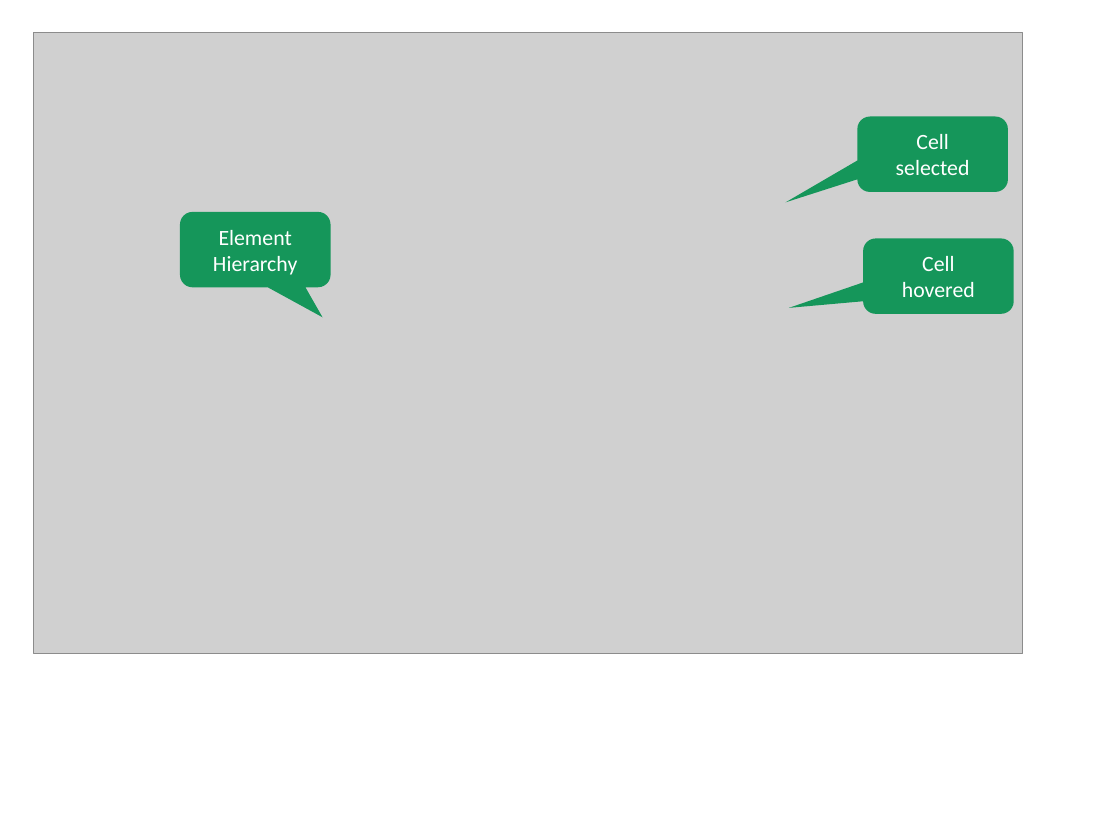
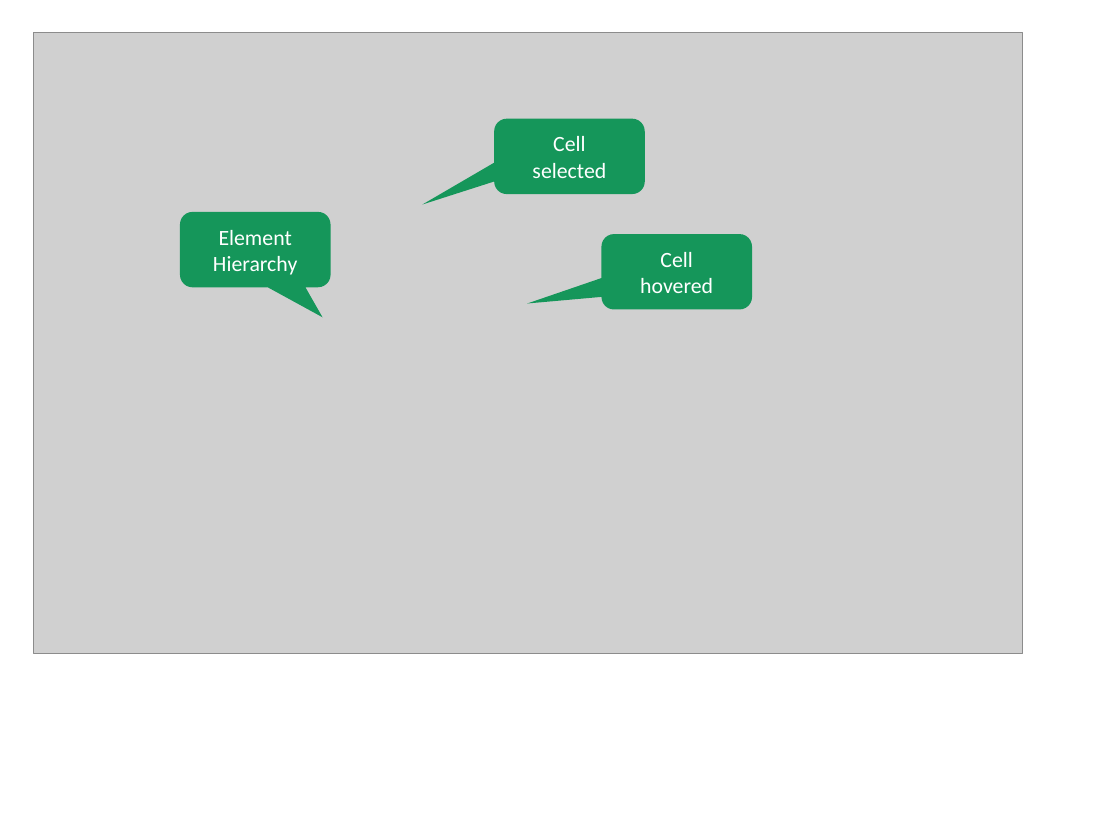
Before and after one commit to dsmsuite/dsmsuite.github.io, a slide deck: slide 18 of assets/img/Images.pptx. Drawn at 1120x840 pixels with LibreOffice and Linux fonts; fonts in the diff are those of the drawing; grey boxes stand for pictures. Boxes give left, top, right and bottom in pixels: in the first picture for what was removed or moved away, otherwise in the second. Text is boxed around its words. In the diff, an @@ line names an element or a change of style, - is before the commit and + after.

Commit message:
Update Images.pptx and model_navigation.png

```diff
--- a/assets/img/Images.pptx
+++ b/assets/img/Images.pptx
@@ rounded speech box "Cell": place and size @@
-rounded speech box "Cell" at bbox=[858, 116, 1008, 192]
+rounded speech box "Cell" at bbox=[494, 119, 644, 194]
@@ rounded speech box "Cell": place and size @@
-rounded speech box "Cell" at bbox=[864, 239, 1014, 314]
+rounded speech box "Cell" at bbox=[601, 234, 752, 309]
```
Also in this commit, not shown: 1 other file.
